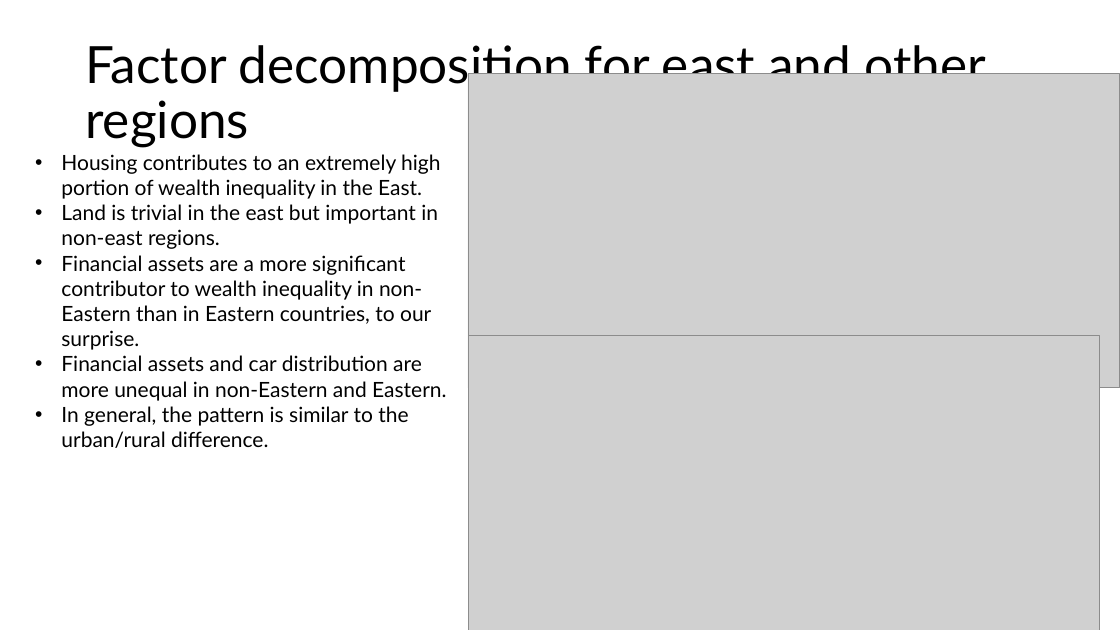
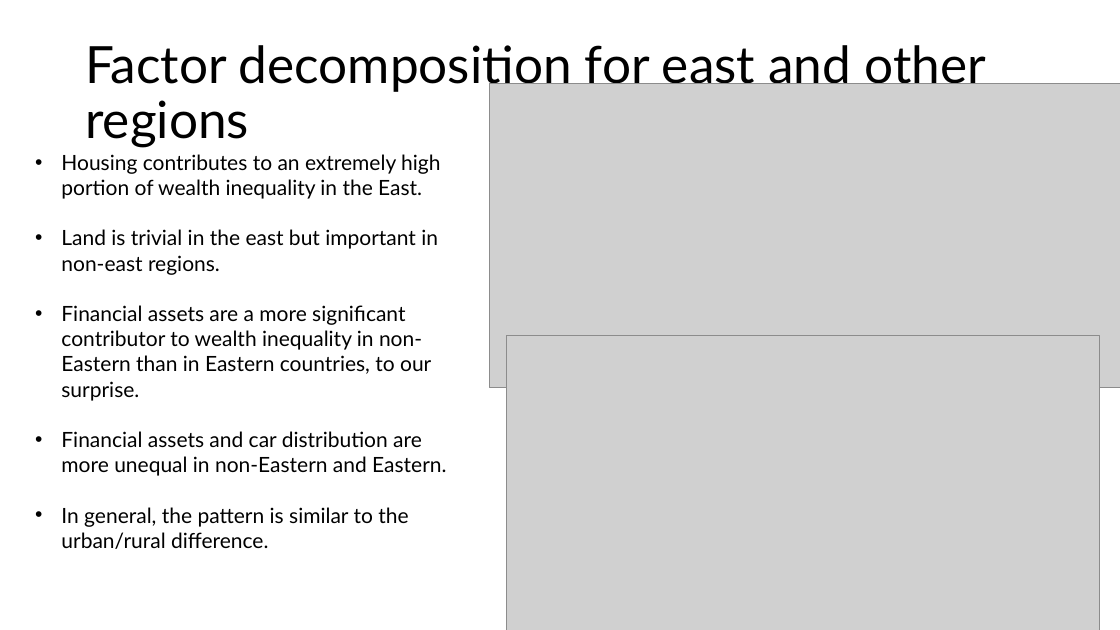
Before and after one commit to xcnecon/tom_final, a slide deck: slide 15 of presentation.pptx. Drawn at 1120x630 pixels with LibreOffice and Linux fonts; fonts in the diff are those of the drawing; grey boxes stand for pictures. Boxes give left, top, right and bottom in pixels: in the first picture for what was removed or moved away, otherwise in the second. Text is boxed around its words. In the diff, an @@ line names an element or a change of style, - is before the commit and + after.

```diff
--- a/presentation.pptx
+++ b/presentation.pptx
@@ picture: place and size @@
-picture at box(468, 74, 1120, 388)
+picture at box(489, 84, 1120, 388)
@@ text "Housing contributes to an extremely ..." rewrapped from box(61, 154, 446, 448) to box(61, 154, 446, 549) @@
@@ picture: place and size @@
-picture at box(468, 336, 1099, 630)
+picture at box(507, 336, 1100, 630)
```
Also in this commit, not shown: 4 other slides changed.
